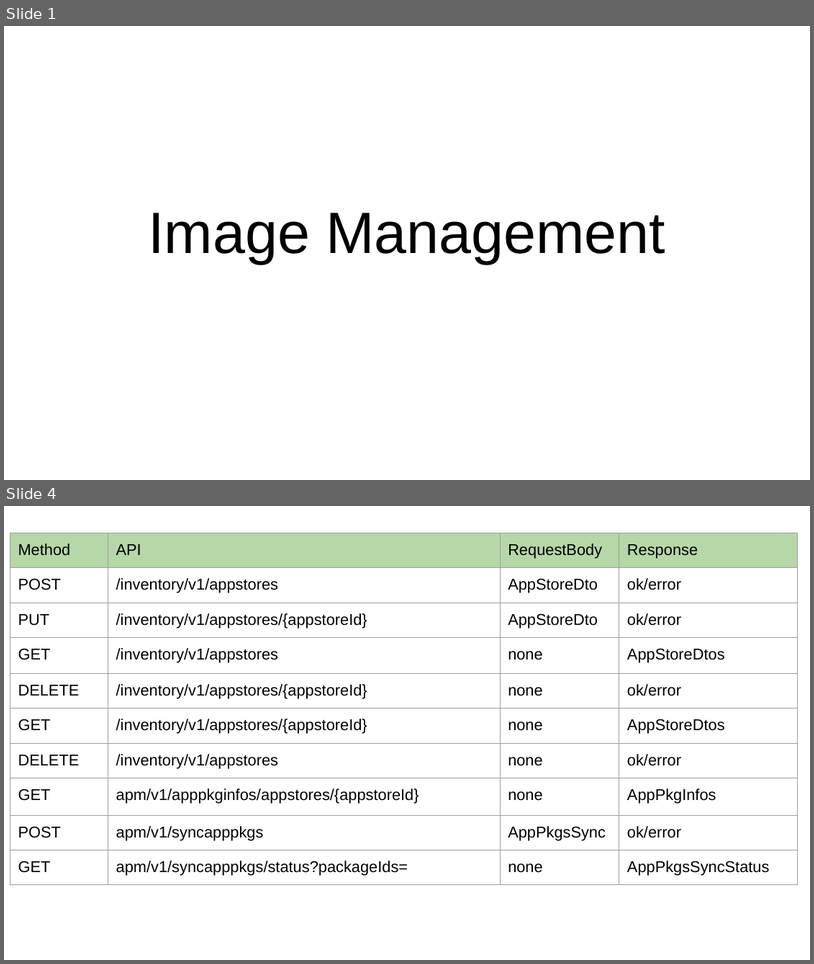
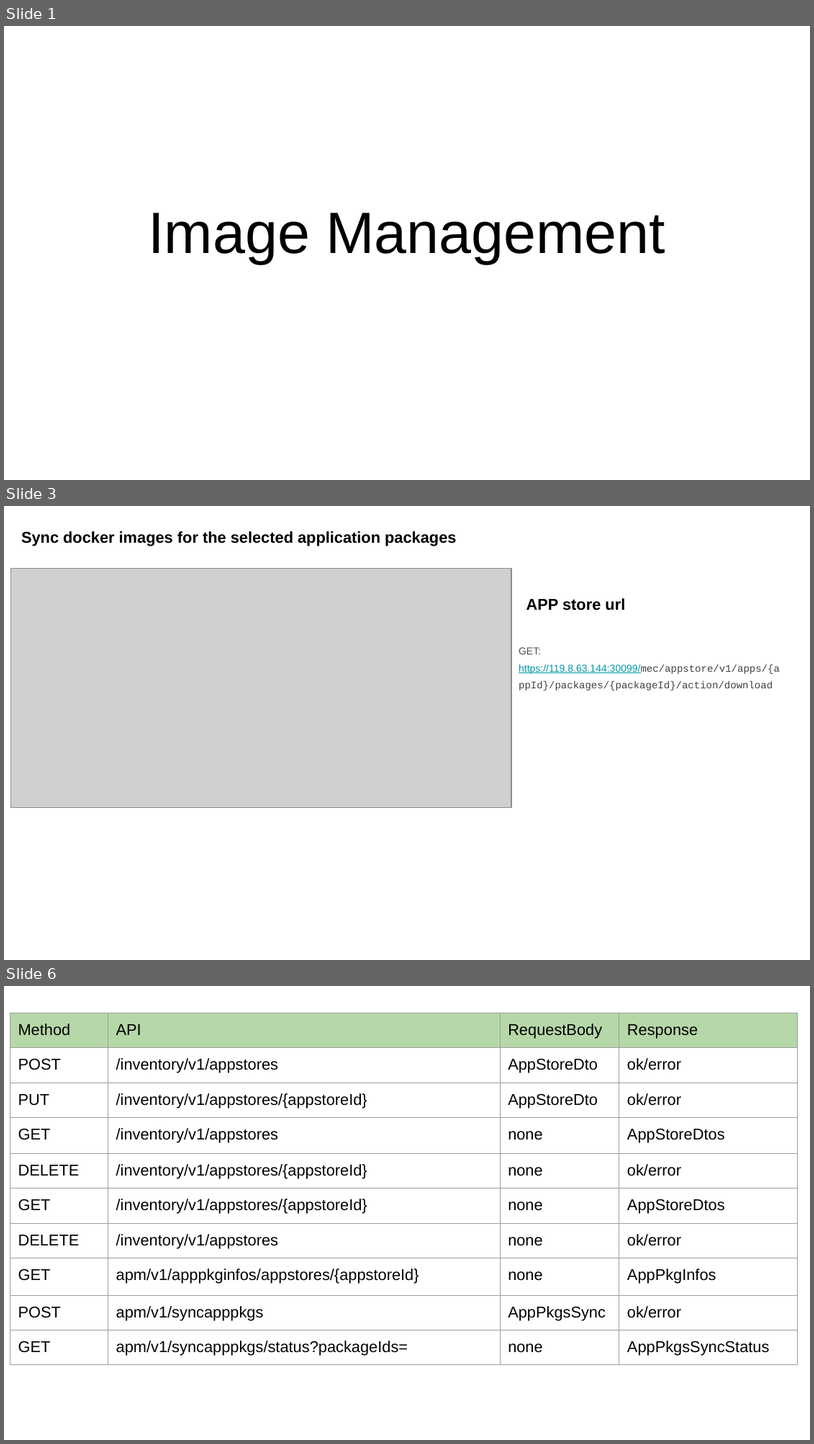
Before and after one commit to EdgeGallery/community, a slide deck: MECM PT/Release V1.1/Image Management-LLD.pptx. Shown one above the other, each under a label of ours: slides 1 and 4 before the commit, slides 1, 3 and 6 after it; the slides between them are not shown. The pictures are 814x964 and 814x1444 pixels, drawn with LibreOffice and Linux fonts; fonts in the diff are those of the drawing; grey boxes stand for pictures. Boxes give left, top, right and bottom in pixels: in the first picture for what was removed or moved away, otherwise in the second. Text is boxed around its words. In the diff, an @@ line names an element or a change of style, - is before the commit and + after.

Commit message:
updated image mgmt lld

```diff
--- a/MECM PT/Release V1.1/Image Management-LLD.pptx
+++ b/MECM PT/Release V1.1/Image Management-LLD.pptx
@@ slide 3 added at (x1=4, y1=506, x2=810, y2=960), background #FFFFFF @@
@@ text added at (x1=21, y1=531, x2=456, y2=546), 14 pt, text #000000, bold @@
+Sync docker images for the selected application packages
@@ picture added at (x1=10, y1=568, x2=511, y2=808) @@
@@ text added at (x1=527, y1=598, x2=625, y2=610), 14 pt, text #000000, bold @@
+APP store url
@@ text added at (x1=519, y1=647, x2=780, y2=690), 9 pt, text #404040 @@
+GET: https://119.8.63.144:30099/mec/appstore/v1/apps/{appId}/packages/{packageId}/action/download
@@ what was slide 4 is now slide 6 @@
```
Also in this commit, not shown: 2 slides changed, 1 other slide added.
